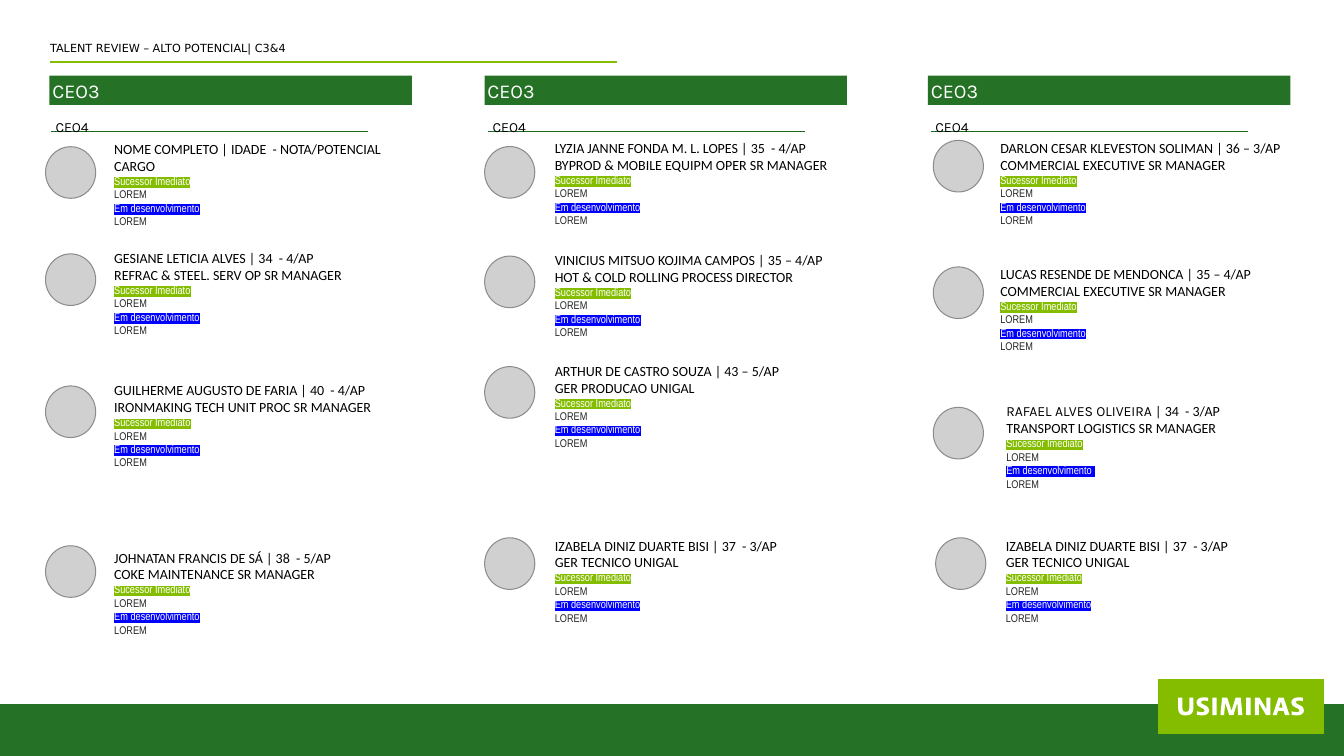
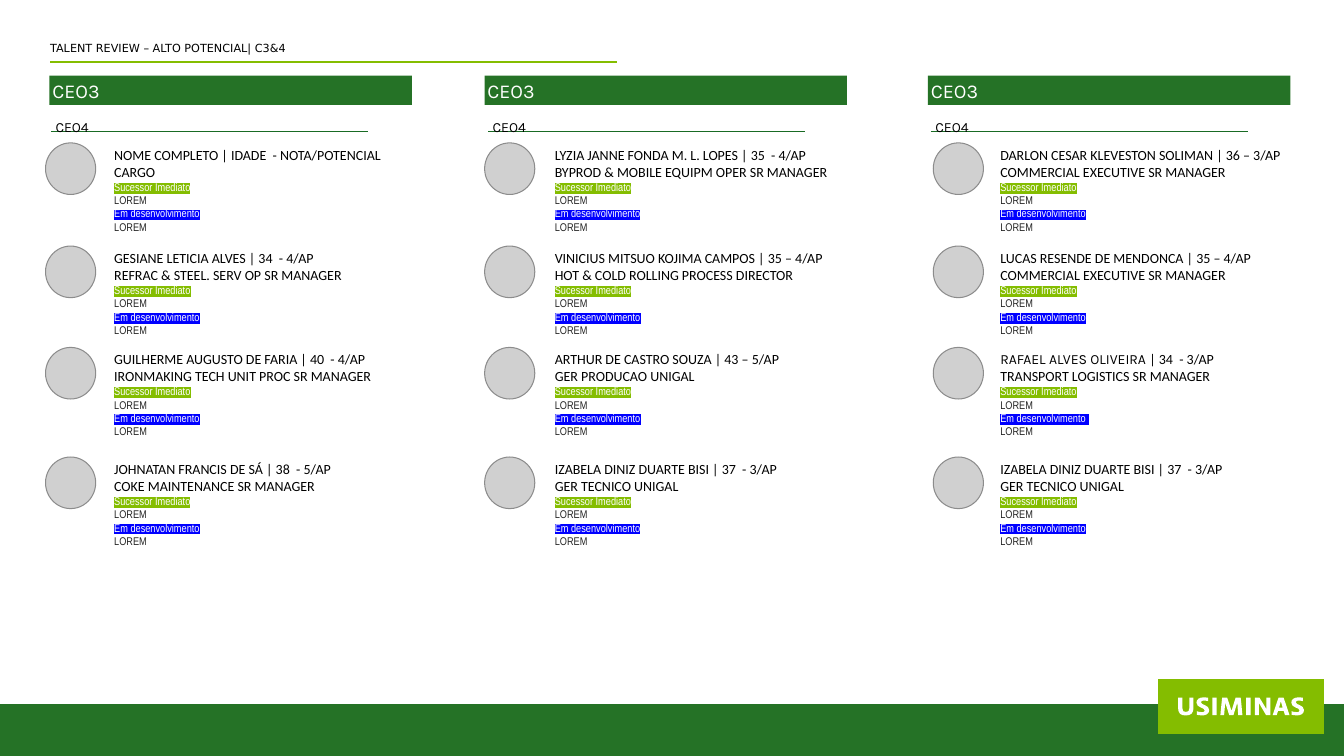
Before and after one commit to IgorGSBarbosaDev/TalentMaterialGenerator, a slide deck: slide 1 of carometros/CarometroTalentReview.pptx. Drawn at 1344x756 pixels with LibreOffice and Linux fonts; fonts in the diff are those of the drawing; grey boxes stand for pictures. Boxes give left, top, right and bottom in pixels: in the first picture for what was removed or moved away, otherwise in the second. Text is boxed around its words. In the diff, an @@ line names an element or a change of style, - is before the commit and + after.

Commit message:
Update CarometroTalentReview.pptx with new content

```diff
--- a/carometros/CarometroTalentReview.pptx
+++ b/carometros/CarometroTalentReview.pptx
@@ picture: place and size @@
-picture at [45, 147, 96, 199]
+picture at [45, 143, 96, 195]
@@ 3 texts: place and size @@
-3 texts at [114, 143, 1280, 225]
+3 texts at [114, 150, 1280, 231]
@@ 2 pictures, 1 text: place and size @@
-2 pictures, 1 text at [45, 254, 779, 447]
+2 pictures, 1 text at [45, 246, 779, 435]
@@ picture: place and size @@
-picture at [934, 267, 984, 319]
+picture at [934, 246, 984, 297]
@@ text "LUCAS RESENDE DE MENDONCA | ...": place and size @@
-text "LUCAS RESENDE DE MENDONCA | ..." at [1000, 269, 1251, 350]
+text "LUCAS RESENDE DE MENDONCA | ..." at [1000, 253, 1251, 334]
@@ picture added at [45, 348, 96, 399] @@
@@ text "GUILHERME AUGUSTO DE FARIA | ...": place and size @@
-text "GUILHERME AUGUSTO DE FARIA | ..." at [114, 385, 371, 466]
+text "GUILHERME AUGUSTO DE FARIA | ..." at [114, 354, 371, 435]
@@ picture: place and size @@
-picture at [485, 367, 535, 418]
+picture at [485, 348, 535, 399]
@@ picture added at [934, 348, 984, 399] @@
@@ text "RAFAEL ALVES OLIVEIRA | 34 ...": place and size @@
-text "RAFAEL ALVES OLIVEIRA | 34 ..." at [1006, 406, 1220, 488]
+text "RAFAEL ALVES OLIVEIRA | 34 ..." at [1000, 354, 1214, 435]
@@ picture removed at [45, 386, 96, 438] @@
@@ picture removed at [934, 407, 984, 459] @@
@@ picture: place and size @@
-picture at [45, 545, 96, 597]
+picture at [45, 457, 96, 508]
@@ text "JOHNATAN FRANCIS DE SÁ | ...": place and size @@
-text "JOHNATAN FRANCIS DE SÁ | ..." at [114, 551, 331, 634]
+text "JOHNATAN FRANCIS DE SÁ | ..." at [114, 462, 331, 545]
@@ picture added at [485, 457, 535, 508] @@
@@ text "IZABELA DINIZ DUARTE BISI | ...": place and size @@
-text "IZABELA DINIZ DUARTE BISI | ..." at [555, 541, 777, 622]
+text "IZABELA DINIZ DUARTE BISI | ..." at [555, 464, 777, 545]
@@ picture added at [934, 457, 984, 508] @@
@@ text "IZABELA DINIZ DUARTE BISI | ...": place and size @@
-text "IZABELA DINIZ DUARTE BISI | ..." at [1006, 541, 1228, 622]
+text "IZABELA DINIZ DUARTE BISI | ..." at [1000, 464, 1222, 545]
@@ picture removed at [485, 538, 535, 590] @@
@@ picture removed at [936, 538, 986, 590] @@
```
